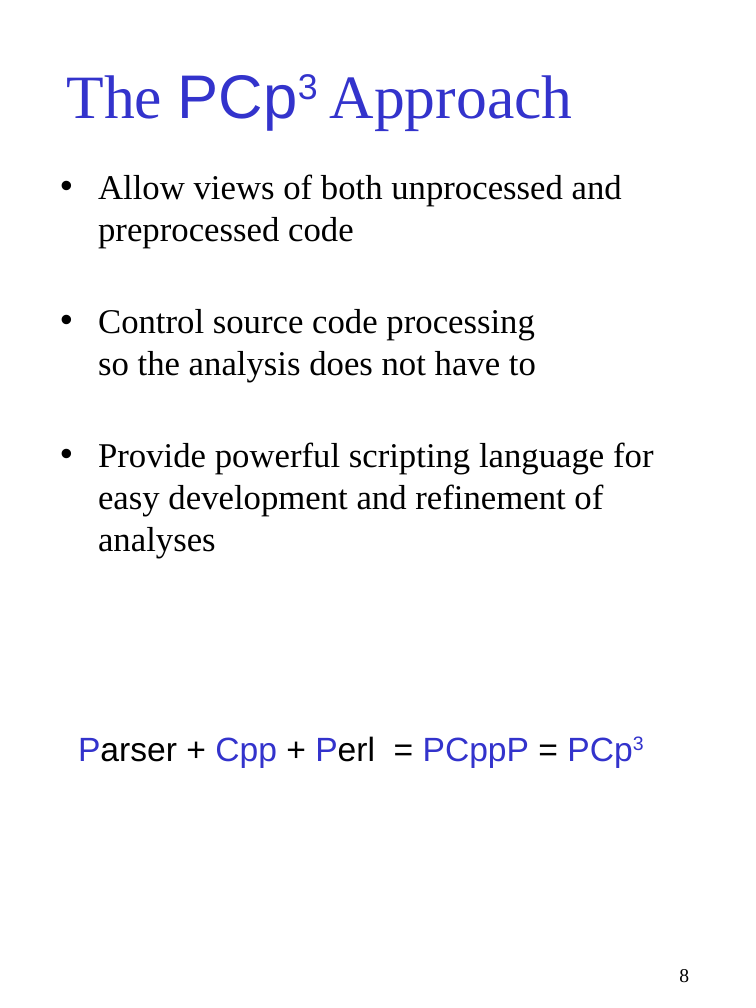
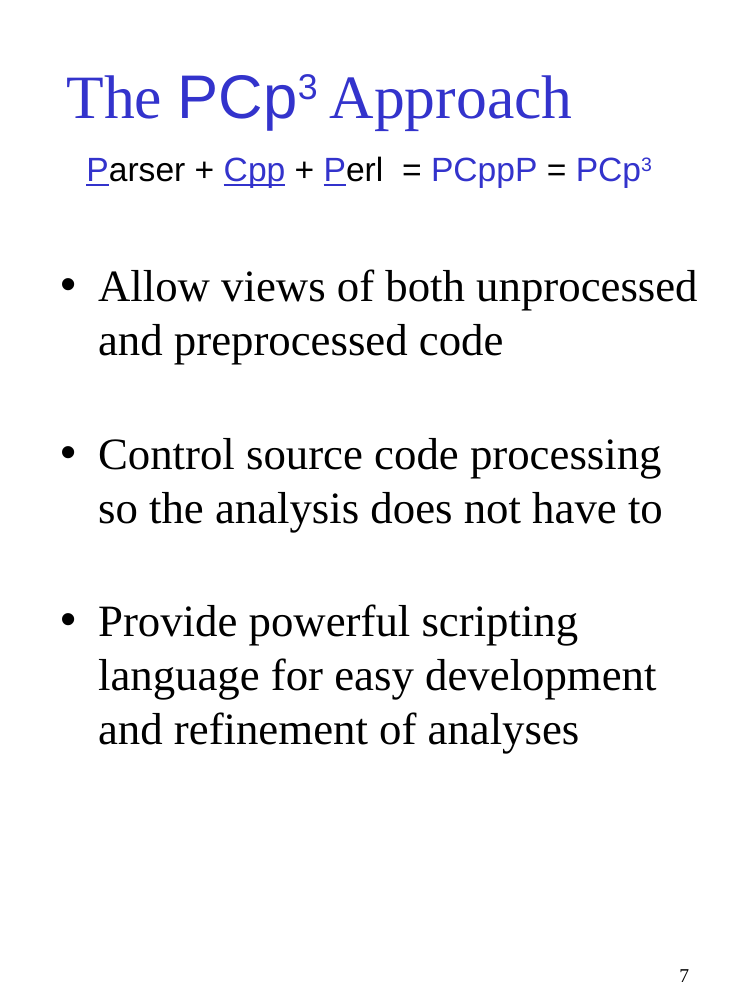
Before and after one commit to gjbadros/empirical_macros, a slide deck: slide 7 of cpp/paper/pcp3.ppt (slide 8 before the commit). Drawn at 756x1008 pixels with LibreOffice and Linux fonts; fonts in the diff are those of the drawing. Boxes give left, top, right and bottom in pixels: in the first picture for what was removed or moved away, otherwise in the second. Text is boxed around its words. In the diff, an @@ line names an element or a change of style, - is before the commit and + after.

```diff
--- a/cpp/paper/pcp3.ppt
+++ b/cpp/paper/pcp3.ppt
@@ text "Parser + Cpp + Perl ...": place and size @@
-text "Parser + Cpp + Perl ..." at (78, 736, 529, 768)
+text "Parser + Cpp + Perl ..." at (86, 156, 537, 188)
@@ text "Parser + Cpp + Perl ..." at (86, 156, 537, 188): underline on in "Parser Cpp Perl" @@
@@ text "Allow views of both unprocessed ...": place and size @@
-text "Allow views of both unprocessed ..." at (98, 174, 654, 557)
+text "Allow views of both unprocessed ..." at (98, 269, 697, 753)
@@ text "Allow views of both unprocessed ..." at (98, 269, 697, 753): size 24.8 to 32 pt @@
@@ page number at (679, 969, 689, 982): text changed @@
-8
+7
```
Also in this commit, not shown: 12 other slides changed, 2 slides added, 1 slide removed.
